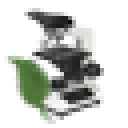
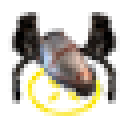
Before/after of a 128 × 128 layered artwork. What changed in the layer stack:
hid group "bio-research" (2 layers) over left=4, top=8, right=104, bottom=124
hid group "automated-food" (1 layers) over left=64, top=64, right=120, bottom=116
showed group "landing site" (2 layers) over left=8, top=12, right=120, bottom=116
added layer "colonist" (1st of 2, in "landing site") in group "landing site" over left=28, top=28, right=104, bottom=100
